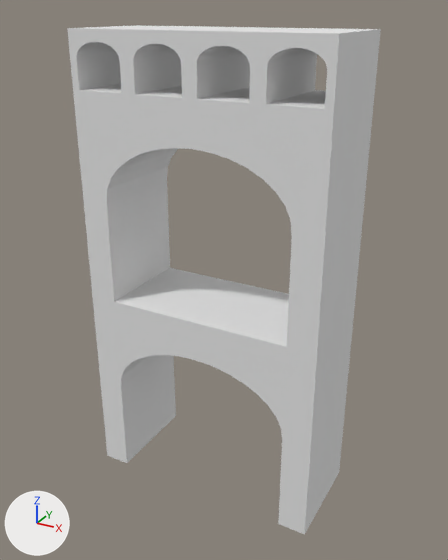
What one commit did to the Blender file Environment Assets/Aqueduct.blend.
One viewpoint serves both versions: a 50 mm lens placed at (13.5, -24.2, 23.3), pointed at (0.2, 0.1, 11.2). Arrows for +X, +Y and +Z are at lower left; the lights stay in place.
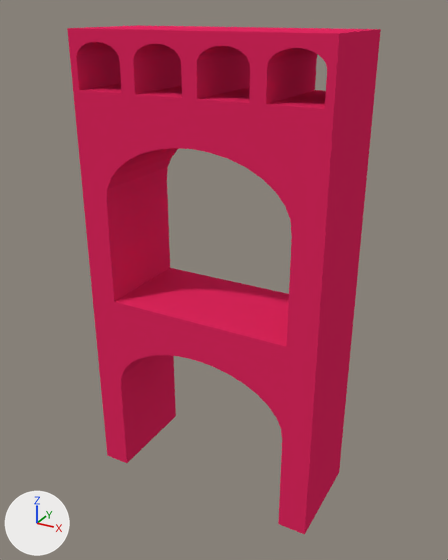
Location of each change, (x1, y1, x2, y2) in pixels of the pictures (448 x 560 px):
'Cube.001', recoloured (white to pink): (73, 84, 375, 355) in both
'Cube', recoloured (white to pink): (92, 268, 355, 535) in both
'Cube.002', recoloured (white to pink): (258, 28, 381, 109) in both
'Cube.003', recoloured (white to pink): (188, 27, 306, 104) in both
'Cube.004', recoloured (white to pink): (124, 26, 242, 98) in both
'Cube.005', recoloured (white to pink): (67, 25, 185, 94) in both

Edits to the bpy script that builds the scene:
```text
Change mat_material:
    mat_material.base_color: (0.8, 0.8, 0.8) -> (0.799, 0.0232, 0.122)  # white #e7e7e7 -> pink #e72a62
```
